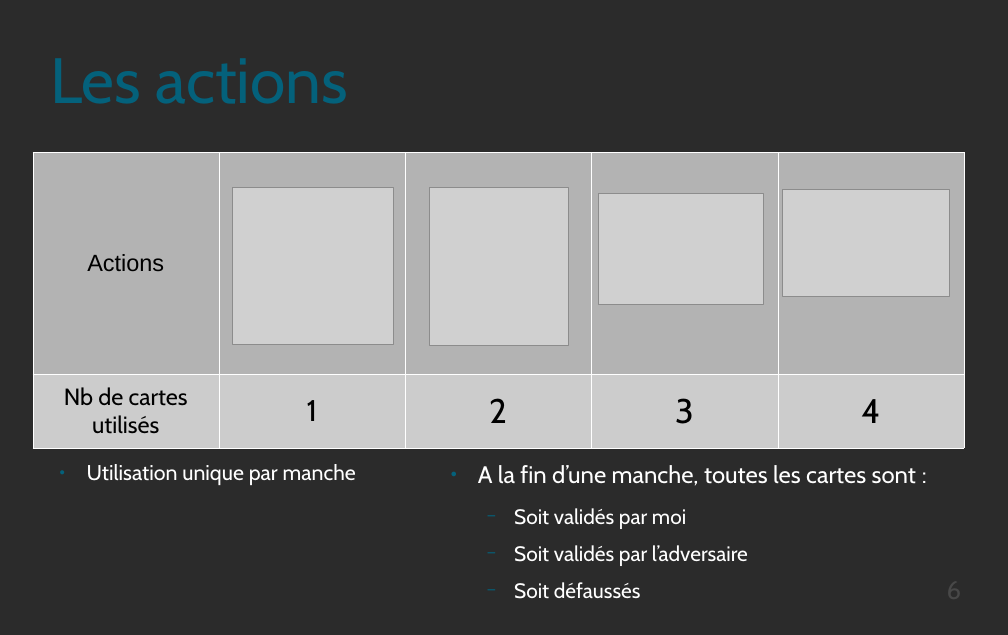
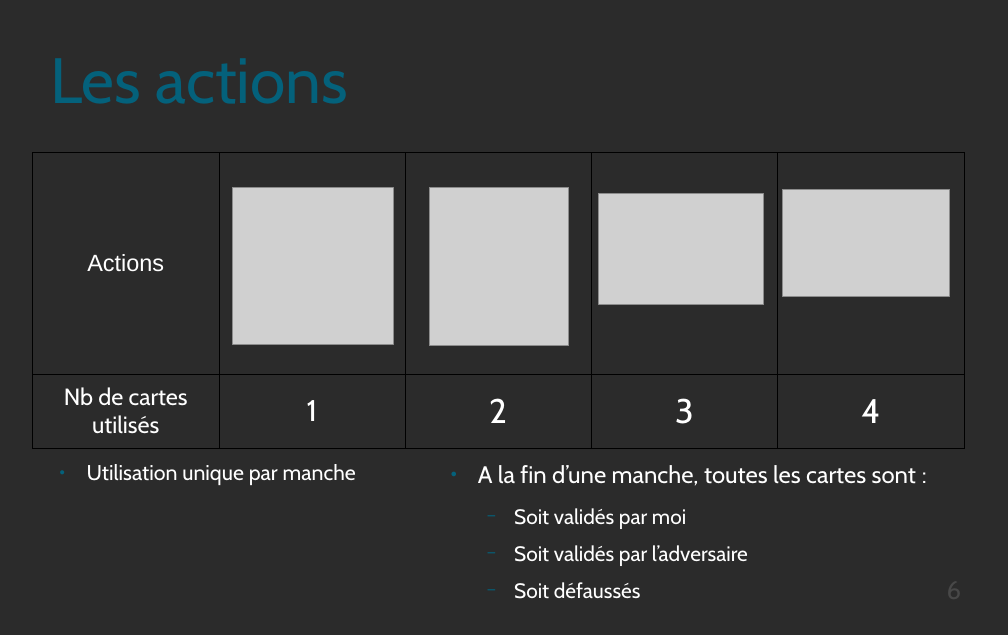
Before and after one commit to Triw-12/hanamikoji_solve, a slide deck: slide 6 of diaporama/Règles.odp. Drawn at 1008x635 pixels with LibreOffice and Linux fonts; fonts in the diff are those of the drawing; grey boxes stand for pictures; background and template pictures are left out; a plain dark background stands for a picture behind light text. Boxes give left, top, right and bottom in pixels: in the first picture for what was removed or moved away, otherwise in the second. Text is boxed around its words. In the diff, an @@ line names an element or a change of style, - is before the commit and + after.

```diff
--- a/diaporama/Règles.odp
+++ b/diaporama/Règles.odp
@@ table at (x1=33, y1=152, x2=964, y2=448) @@
@@ fill #B3B3B3 to none in row 1, column 1 @@
@@ fill #CCCCCC to none in row 2 @@
@@ text colour #000000 to #FFFFFF @@
@@ borders changed @@
```
Also in this commit, not shown: 1 other slide changed, 6 slides added, 1 slide removed, 7 other files.
